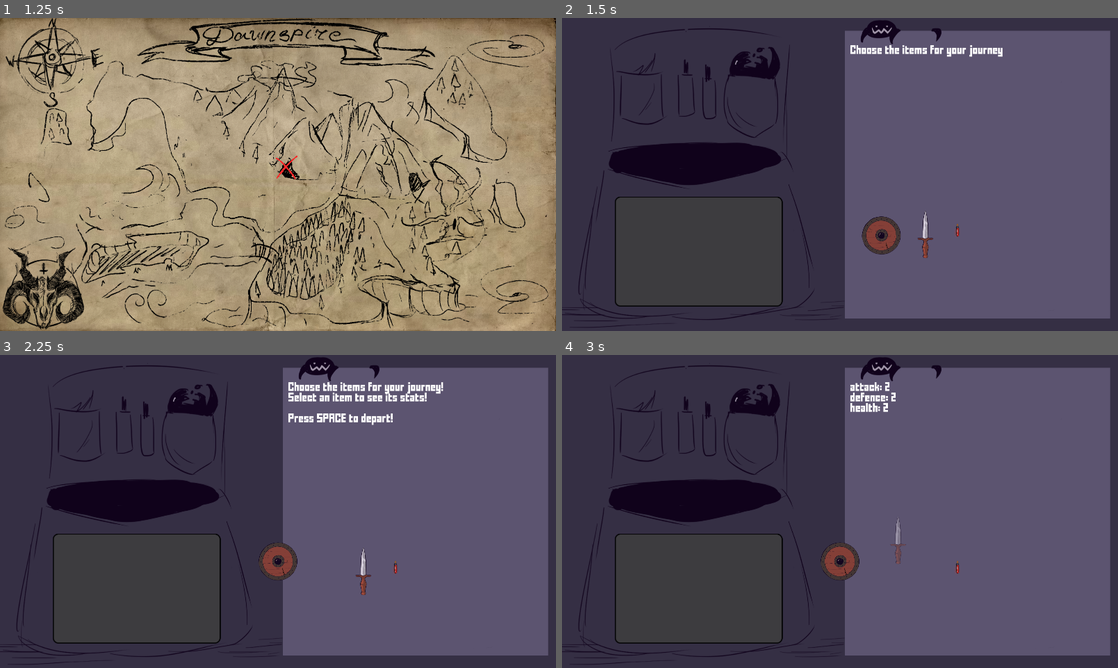
Above: before the commit, frames 1-4 (two rows, left to right).
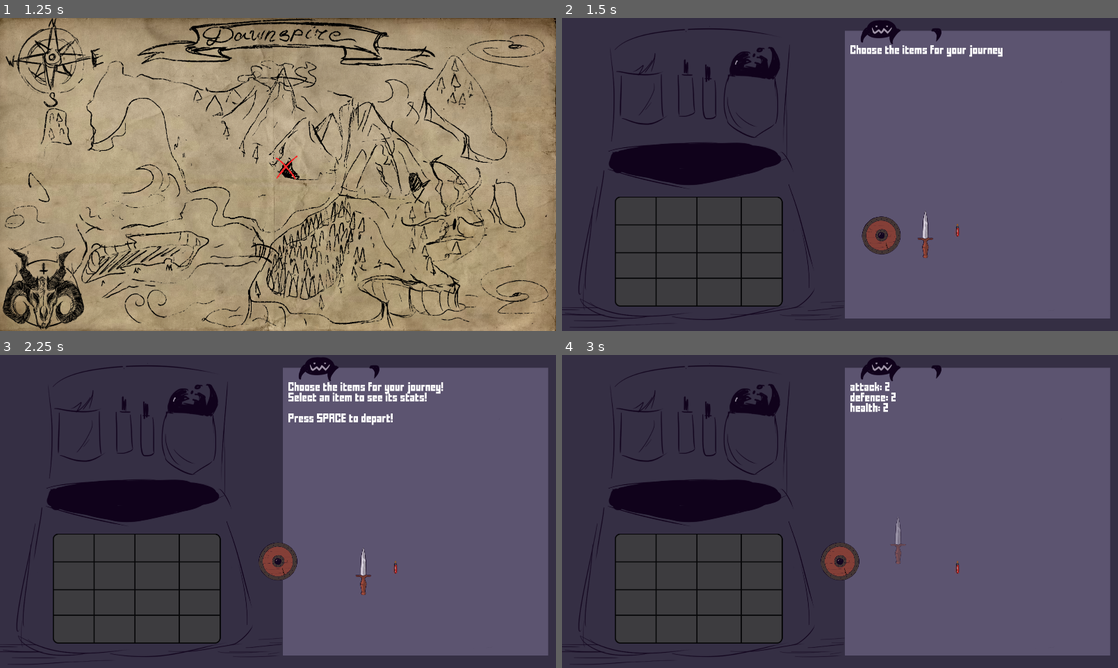
Above: after the commit, the same moments.

Repository: rrebane/ld-54-chelys
Game: Godot game, scene res://ui/main_menu.tscn
The game is run twice, just before and just after one commit, with the same random seed, the same clock (stepped at 60 frames per second) and the same inputs.
Inputs (mouse positions are in pixels of both pictures, inside the frame that each line leads up to):
- Up to frame 1 (1.25 s): click (278, 196) at 0.5 s
- Up to frame 2 (1.5 s): tap Enter at 1.25 s; move the mouse to (962, 158) at 1.27 s; tap Space (continue) at 1.35 s; click (962, 158) at 1.42 s
- Up to frame 3 (2.25 s): tap Space (continue) at 2 s; drag from (305, 561) to (139, 589) at 2.02 s
- Up to frame 4 (3 s): tap Space (continue) at 2.75, 2.85 s; move the mouse to (923, 558) at 2.77 s; click (923, 558) at 2.92 s

Frame 1 is identical in both runs. In frame 2, 0.5% of the frame differs, in the area x 9-40%, y 57-92%; in frame 3, 0.5%; in frame 4, 0.5%.

Commit message:
Add fn to detect items in inventory

Diff:
--- a/scenes/backpack.gd
+++ b/scenes/backpack.gd
@@ -39,6 +39,7 @@
 	return attribute
 
 func _physics_process(delta):
+
 	_action_just_happened = false
 
 	if _selected_item:
@@ -110,3 +111,6 @@
 	$CanvasLayer/Control/Label.text = "Choose the items for your journey!"
 	$CanvasLayer/Control/Label.text += "\nSelect an item to see its stats!"
 	$CanvasLayer/Control/Label.text += "\n\nPress SPACE to depart!"
+
+func get_items_in_inventory():
+	return $Inventory.get_items_in_inventory()
--- a/scenes/inventory.gd
+++ b/scenes/inventory.gd
@@ -6,3 +6,6 @@
 	if Input.is_action_just_pressed("debug_add_item"):
 		var item_scene = item_scene_path.instantiate()
 		$ItemContainer.add_child(item_scene)
+
+func get_items_in_inventory():
+	return $Area2D.get_overlapping_areas()
--- a/scenes/inventory.tscn
+++ b/scenes/inventory.tscn
@@ -1,7 +1,7 @@
 [gd_scene load_steps=4 format=3 uid="uid://blfwt68jqu2yb"]
 
 [ext_resource type="Script" path="res://scenes/inventory.gd" id="1_1rivn"]
-[ext_resource type="Texture2D" uid="uid://b3clmnwy877ud" path="res://assets/graphics/inventory_grid.png" id="2_td70l"]
+[ext_resource type="Texture2D" uid="uid://dx6chali8vmrd" path="res://assets/graphics/new_grid (1).png" id="2_maate"]
 
 [sub_resource type="RectangleShape2D" id="RectangleShape2D_6e5j4"]
 size = Vector2(580, 380)
@@ -12,7 +12,7 @@
 
 [node name="Sprite2D" type="Sprite2D" parent="."]
 modulate = Color(0.243137, 0.243137, 0.243137, 0.87451)
-texture = ExtResource("2_td70l")
+texture = ExtResource("2_maate")
 
 [node name="ItemContainer" type="Node2D" parent="."]
 
Binary file added: assets/graphics/new_grid (1).png
Not shown, added: assets/graphics/new_grid (1).png.import
